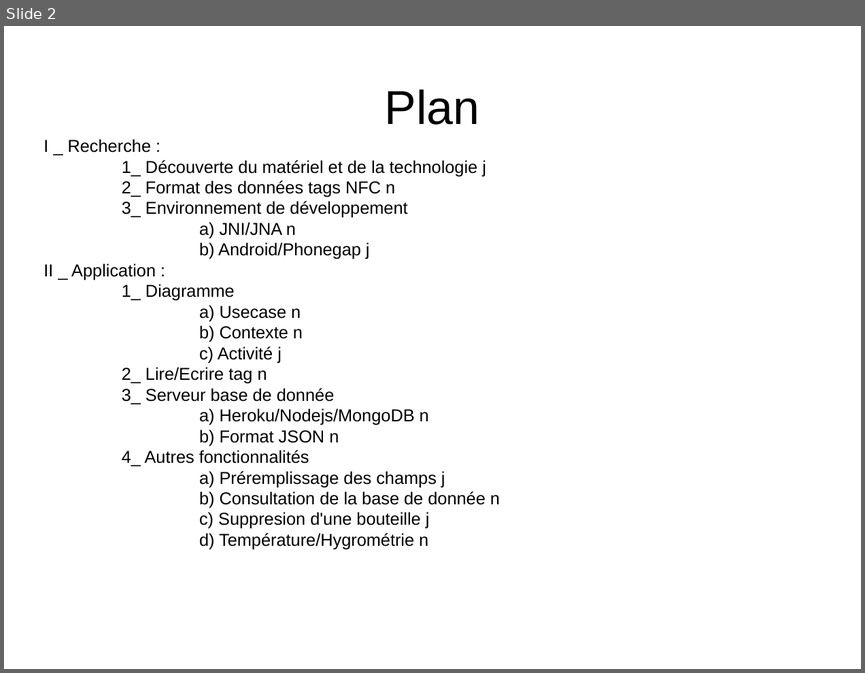
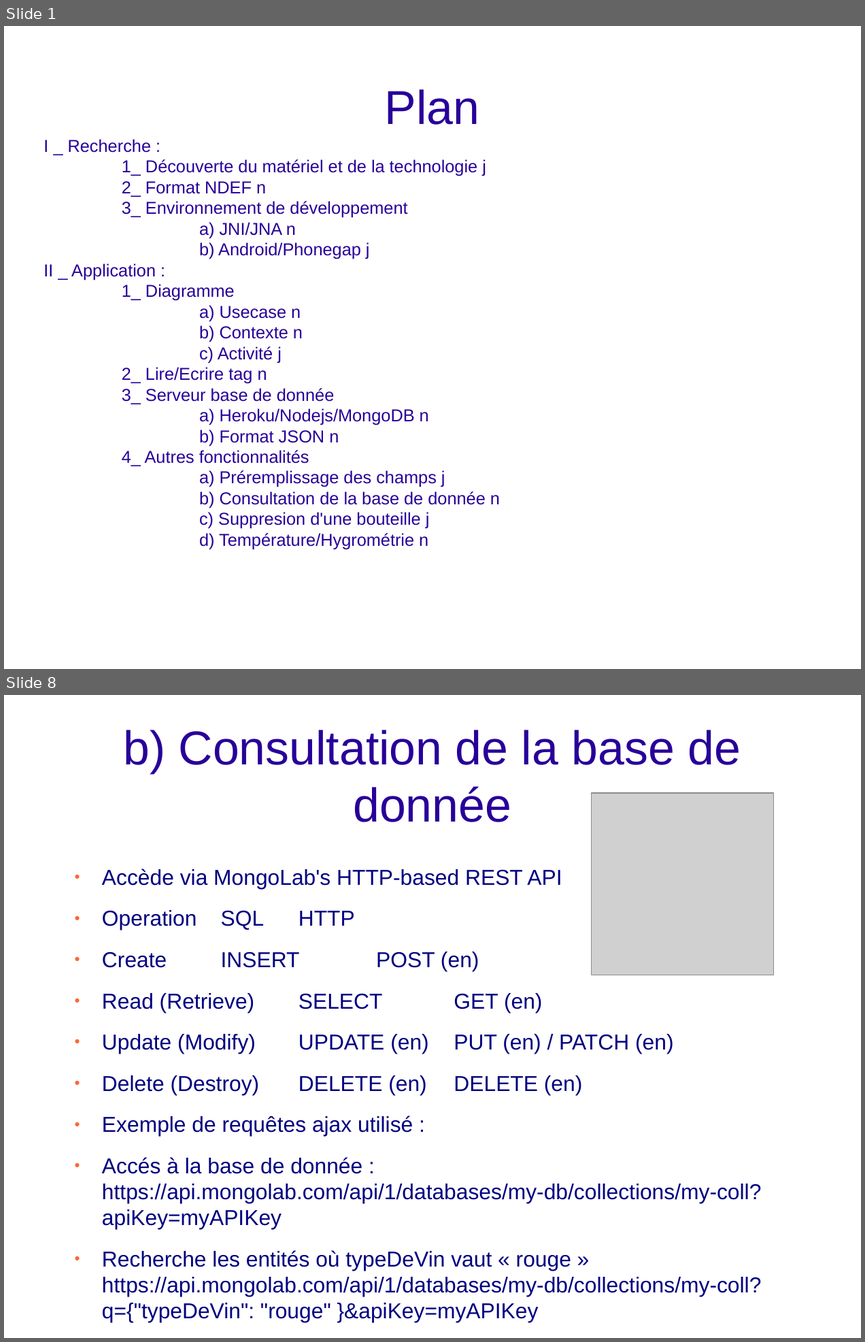
Before and after one commit to bigoud/e-cave, a slide deck: Presentation.odp. Shown one above the other, each under a label of ours: slide 2 before the commit, slides 1 and 8 after it; the slides between them are not shown. The pictures are 865x673 and 865x1342 pixels, drawn with LibreOffice and Linux fonts; fonts in the diff are those of the drawing; grey boxes stand for pictures; background and template pictures are left out. Boxes give left, top, right and bottom in pixels: in the first picture for what was removed or moved away, otherwise in the second. Text is boxed around its words. In the diff, an @@ line names an element or a change of style, - is before the commit and + after.

```diff
--- a/Presentation.odp
+++ b/Presentation.odp
@@ slide 8 added at (x1=4, y1=695, x2=861, y2=1338), background picture (left out) @@
@@ title added at (x1=123, y1=730, x2=740, y2=822), 44 pt, text #280099 @@
+b) Consultation de la base de donnée
@@ picture added at (x1=592, y1=793, x2=774, y2=975) @@
@@ text added at (x1=102, y1=868, x2=761, y2=1322), 20 pt, text #000080 @@
+● Accède via MongoLab's HTTP-based REST API
+● Operation SQL HTTP
+● Create INSERT POST (en)
+● Read (Retrieve) SELECT GET (en)
+● Update (Modify) UPDATE (en) PUT (en) / PATCH (en)
+● Delete (Destroy) DELETE (en) DELETE (en)
+● Exemple de requêtes ajax utilisé :
+● Accés à la base de donnée : https://api.mongolab.com/api/1/databases/my-db/collections/my-coll?apiKey=myAPIKey
+● Recherche les entités où typeDeVin vaut « rouge » https://api.mongolab.com/api/1/databases/my-db/collections/my-coll?q={"typeDeVin": "rouge" }&apiKey=myAPIKey
@@ what was slide 2 is now slide 1 @@
@@ slide 1 changed as well @@
@@ title "Plan" at (x1=385, y1=89, x2=480, y2=125): text colour #000000 to #280099 @@
@@ subtitle "I _ Recherche :" moved from (x1=43, y1=160, x2=500, y2=549) to (x1=43, y1=139, x2=500, y2=549) @@
@@ subtitle at (x1=43, y1=139, x2=500, y2=549): text colour #000000 to #280099 @@
@@ subtitle at (x1=122, y1=181, x2=266, y2=197): text changed; text colour #000000 to #280099 @@
-2_ Format des données tags NFC n
+2_ Format NDEF n
```
Also in this commit, not shown: 7 other slides added, 1 slide removed.
